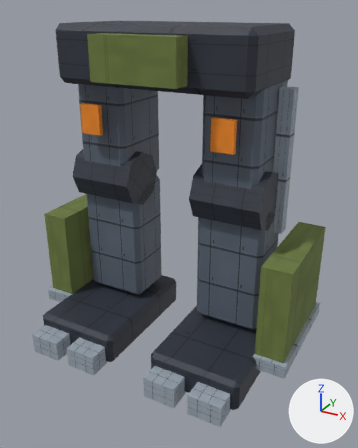
The glTF model public/assets/models/units/tdf-mech-legs-anchor.glb as it was, and as the next commit left it.
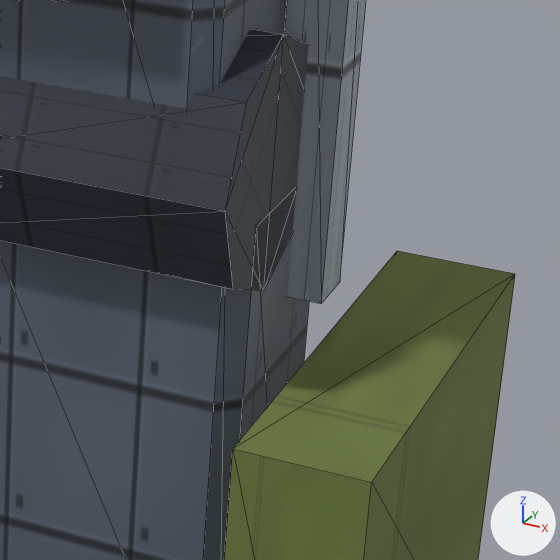
The first picture shows the older version from a camera (50 mm lens) standing at (0.985, -1.747, 1.418) and looking at (0.07, -0.083, 0.586). The close-ups show the older and then the newer version on the part from 58% to 94% of the width and 37% to 65% of the height of that picture. Only the edits that show in the close-ups are written down. Lighting does not change. The marker at lower right points along +X, +Y and +Z. The close-ups show mesh edges as thin lines. Where no turn or scale is listed for an object, it has been applied to the vertices.

The first close-up shows 'folded_spade_1', 'knee_1', 'piston_1', 'shin_1', 'thigh_1'.
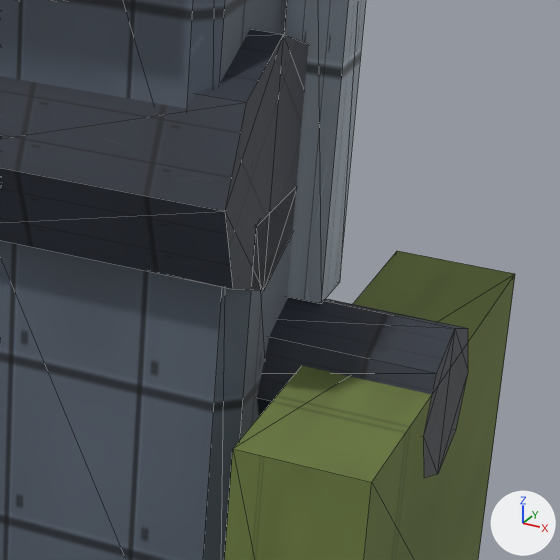
Pixel boxes (x1, y1, x2, y2) of what changed, in the close-ups (560 x 560 px):
```json
{"object": "shin_brace_hinge_r", "change": "added", "after": [257, 297, 468, 478]}
```

The change, as JSON lines over the scene's bpy script:
```json
{"op": "add", "block": "me_shin_brace_hinge_r", "code": ["me_shin_brace_hinge_r = bpy.data.meshes.new('shin_brace_hinge_r')", "me_shin_brace_hinge_r.from_pydata(...)  # an 8-sided cylinder along x spanning x -0.13..0.13, y -0.075..0.075, z -0.075..0.075", "me_shin_brace_hinge_r.materials.append(mat_tdf_grey_dark)  # picture img_tdf_atlas_albedo_png"]}
{"op": "add", "block": "ob_shin_brace_hinge_r", "code": ["ob_shin_brace_hinge_r = bpy.data.objects.new('shin_brace_hinge_r', me_shin_brace_hinge_r)", "ob_shin_brace_hinge_r.location = (0.46, 0.06, 0.5)"]}
```
